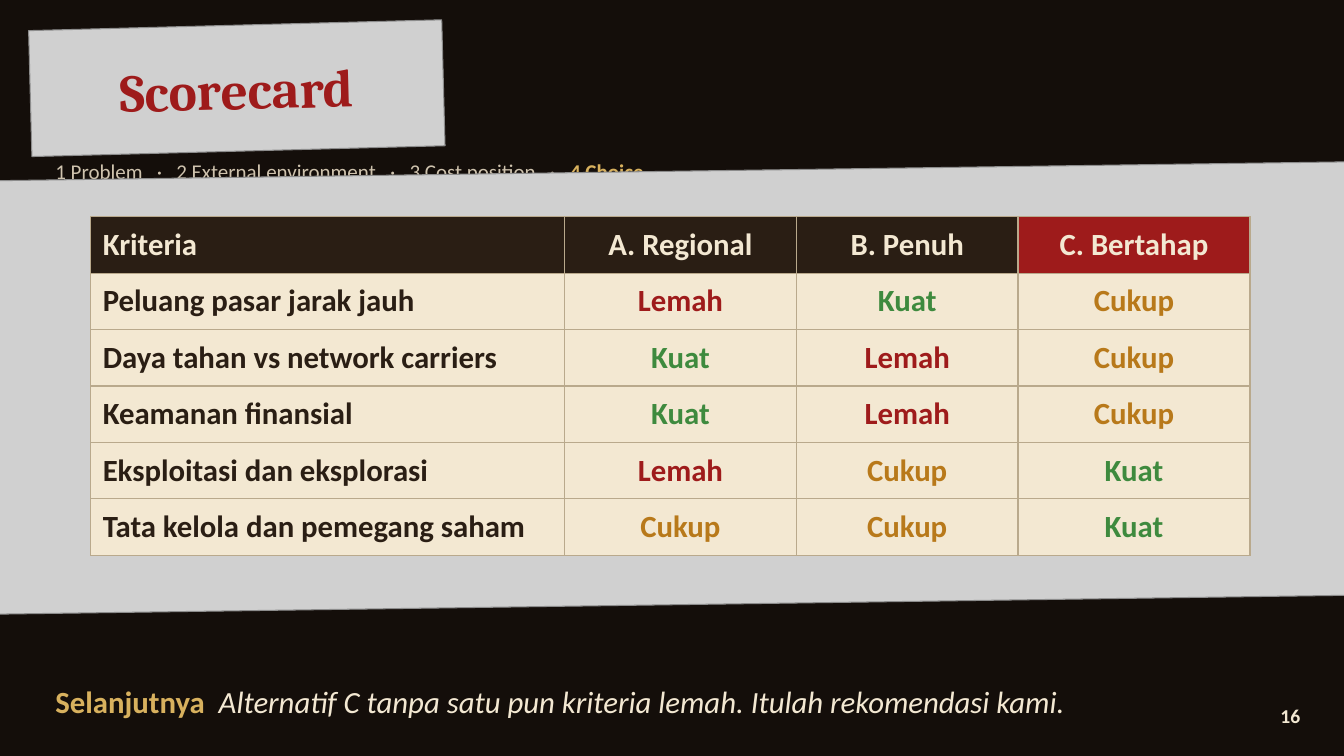
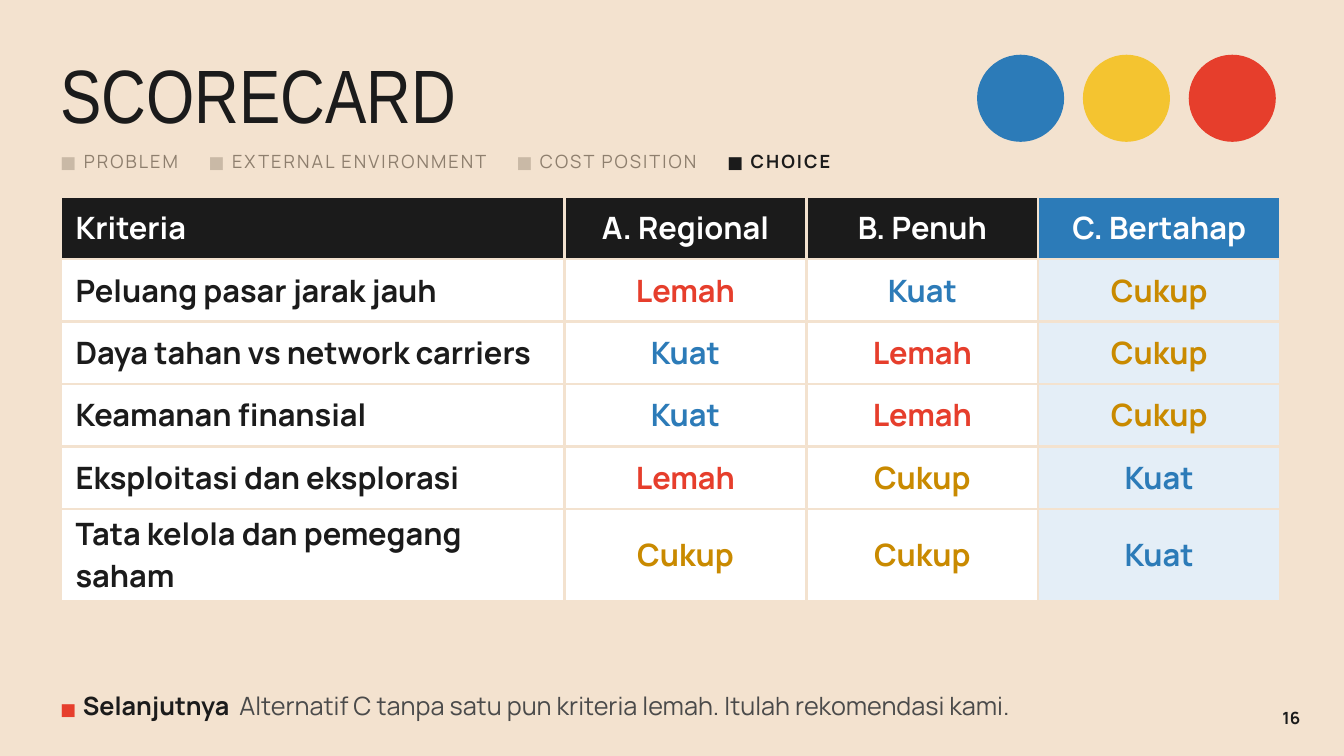
Before and after one commit to aslihabnuri/Dom-Manipulation, a slide deck: slide 16 of strategic-management/airasia-case/SMJKT_Group 3_Aslih_Case AirAsia.pptx. Drawn at 1344x756 pixels with LibreOffice and Linux fonts; fonts in the diff are those of the drawing; grey boxes stand for pictures; background and template pictures are left out. Boxes give left, top, right and bottom in pixels: in the first picture for what was removed or moved away, otherwise in the second. Text is boxed around its words. In the diff, an @@ line names an element or a change of style, - is before the commit and + after.

```diff
--- a/strategic-management/airasia-case/SMJKT_Group 3_Aslih_Case AirAsia.pptx
+++ b/strategic-management/airasia-case/SMJKT_Group 3_Aslih_Case AirAsia.pptx
@@ background picture (left out) to #F3E2CF @@
@@ picture removed at (29, 20, 445, 157) @@
@@ text "SCORECARD" at (60, 70, 455, 124): rotation 358 to 0 degrees @@
@@ ellipse added at (978, 55, 1064, 141), fill #2C7BB8, outline #2C7BB8 1 pt @@
@@ ellipse added at (1084, 55, 1170, 141), fill #F4C430, outline #F4C430 1 pt @@
@@ ellipse added at (1190, 55, 1275, 141), fill #E63E2C, outline #E63E2C 1 pt @@
@@ text at (60, 70, 455, 124): text changed; size 38 to 54 pt; font Cambria to Arial Narrow; text colour #9E1B1B to #1B1B1B; bold off @@
-Scorecard
+SCORECARD
@@ picture removed at (0, 162, 1344, 614) @@
@@ text at (84, 154, 831, 169): text changed; size 15 to 13 pt; font Calibri to Manrope; text colour #CFC3AE to #8E7F6E @@
-1 Problem · 2 External environment · 3 Cost position · 4 Choice
+■ PROBLEM ■ EXTERNAL ENVIRONMENT ■ COST POSITION ■ CHOICE
@@ table at (60, 197, 1280, 592) @@
@@ fill #2A1E14 to #1B1B1B in 3 cells @@
@@ fill #9E1B1B to #2C7BB8 in row 1, column 4 @@
@@ fill #F3E8D2 to #FFFFFF in 15 cells @@
@@ fill #F3E8D2 to #E4EEF7 in 5 cells @@
@@ font Calibri to Manrope @@
@@ text colour #F3E8D2 to #FFFFFF in "Kriteria", "A. Regional", "B. Penuh", "C. Bertahap" @@
@@ text colour #2A1E14 to #1B1B1B in "Peluang pasar jarak jauh", "Daya tahan vs network carriers", "Keamanan finansial", "Eksploitasi dan eksplorasi" and 1 more places @@
@@ text colour #9E1B1B to #E63E2C in "Lemah", "Lemah", "Lemah", "Lemah" @@
@@ text colour #3E8A3E to #2C7BB8 in "Kuat", "Kuat", "Kuat", "Kuat" and 1 more places @@
@@ text colour #B8791A to #C98A00 in "Cukup", "Cukup", "Cukup", "Cukup" and 2 more places @@
@@ borders changed @@
@@ table: place and size @@
-table at (91, 217, 1250, 547)
+table at (60, 197, 1280, 592)
@@ text at (83, 696, 1009, 721): text changed; size 22 to 18 pt; font Calibri to Manrope; text colour #F3E8D2 to #4A4A4A; italic off @@
-Selanjutnya Alternatif C tanpa satu pun kriteria lemah. Itulah rekomendasi kami.
+■ Selanjutnya Alternatif C tanpa satu pun kriteria lemah. Itulah rekomendasi kami.
@@ text "16" at (1282, 711, 1300, 725): size 14 to 12 pt, font Calibri to Manrope, text colour #F3E8D2 to #1B1B1B @@
```
Also in this commit, not shown: 19 other slides changed, 24 other files.
